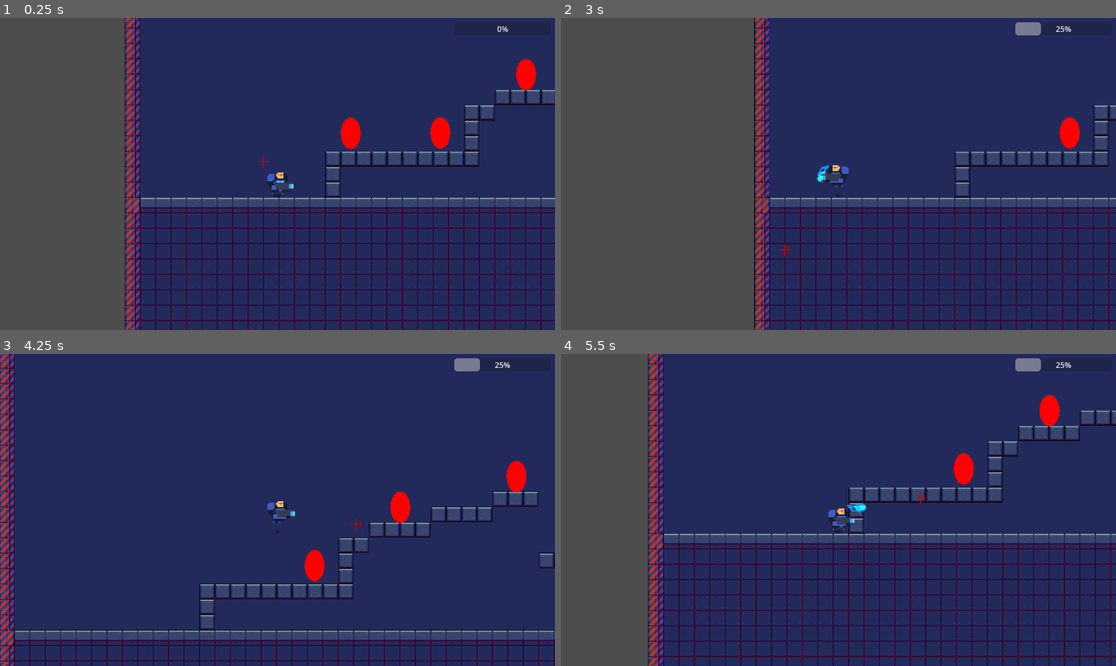
Above: before the commit, frames 1-4 (two rows, left to right).
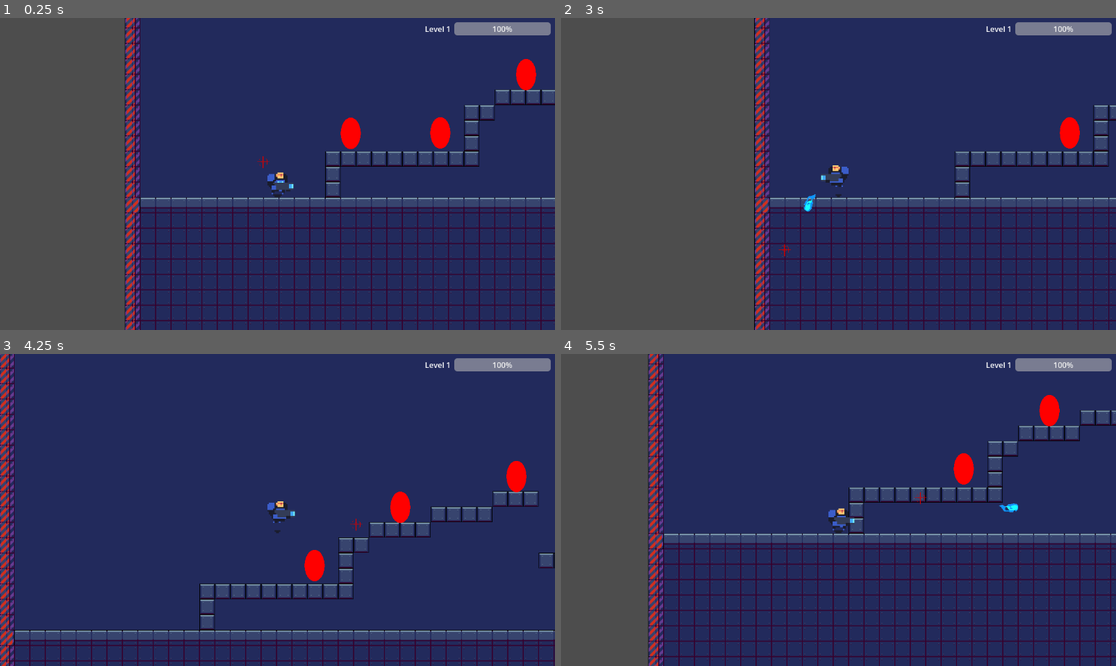
Above: after the commit, the same moments.

Repository: DeanSabbah/1501-Term
Game: Godot game, scene res://Scenes/main.tscn
Same seed, same stepped clock (60 frames per second), same inputs: the game is played once before the commit and once after it.
Inputs (mouse positions are in pixels of both pictures, inside the frame that each line leads up to):
- Up to frame 1 (0.25 s): no input
- Up to frame 2 (3 s): move the mouse to (960, 158) at 0.52 s; hold D (right) 0.53-2.03 s; tap W (up) at 0.6, 0.77, 1.07, 1.35, 1.52, 1.82, 2.1, 2.85 s; click (960, 158) at 0.67 s; move the mouse to (727, 189) at 1.27 s; move the mouse to (894, 105) at 2.02 s; hold A (left) 2.03-2.78 s; move the mouse to (810, 236) at 2.77 s; hold D (right) from 2.78 s (still down); click (810, 236) at 2.92 s
- Up to frame 3 (4.25 s): keep holding D (right); tap W (up) at 3.02, 3.32, 3.6, 3.77, 4.07 s; move the mouse to (444, 556) at 3.52 s
- Up to frame 4 (5.5 s): move the mouse to (672, 463) at 4.27 s; release D (right) at 4.28 s; hold A (left) 4.28-5.03 s; tap W (up) at 4.35, 4.52, 4.82, 5.1 s; move the mouse to (866, 510) at 5.02 s; hold D (right) from 5.03 s (still down); click (866, 510) at 5.17 s

The runs differ from the first frame. In frame 1, 0.8% of the frame differs, in the area x 76-100%, y 1-6%; in frame 2, 0.7%; in frame 3, 0.6%; in frame 4, 0.7%.

Commit message:
Added level label

Diff:
--- a/Characters/Player/player.gd
+++ b/Characters/Player/player.gd
@@ -10,14 +10,14 @@
 var level:int = 1
 var nextLevel:int = 50
 
-@onready var progress_bar = $Camera2D/HUD/ProgressBar
+@onready var hud = $Camera2D/HUD
 
-signal leveled_up(nextLevel:int, xp:int)
+signal leveled_up(level, nextLevel:int, xp:int)
 signal got_xp(xp:int)
 
 func _ready():
-	leveled_up.connect(progress_bar.level_up)
-	got_xp.connect(progress_bar.set_xp)
+	leveled_up.connect(hud.level_up)
+	got_xp.connect(hud.set_xp)
 	leveled_up.emit(level, nextLevel, xp)
 
 func _physics_process(delta):
@@ -97,4 +97,4 @@
 	print("YOU LEVELED UP TO: ", level)
 	print("NEXT LEVEL AT: ", nextLevel)
 	print("---------------------------")
-	leveled_up.emit(nextLevel, xp)
+	leveled_up.emit(level, nextLevel, xp)
--- /dev/null
+++ b/Scenes/HUD/HUD.gd
@@ -0,0 +1,19 @@
+extends CanvasLayer
+
+@onready var progress_bar = $ProgressBar
+@onready var level_label = $"Level Label"
+
+func _ready():
+	progress_bar.value = 0
+	progress_bar.min_value = 0
+	progress_bar.max_value = 100
+
+
+func set_xp(xp:int):
+	progress_bar.value = xp
+
+func level_up(level:int, nextLevel:int, xp:int):
+	progress_bar.min_value = progress_bar.max_value
+	progress_bar.max_value = nextLevel
+	progress_bar.value = xp
+	level_label.text = "Level %d" % level
--- a/Scenes/HUD/ProgressBar.gd
+++ /dev/null
@@ -1,15 +0,0 @@
-extends ProgressBar
-
-func _ready():
-	value = 0
-	min_value = 0
-	max_value = 100
-
-
-func set_xp(xp:int):
-	value = xp
-
-func level_up(nextLevel:int, xp:int):
-	min_value = max_value
-	max_value = nextLevel
-	value = xp
--- a/Scenes/HUD/hud.tscn
+++ b/Scenes/HUD/hud.tscn
@@ -1,8 +1,9 @@
 [gd_scene load_steps=2 format=3 uid="uid://bkymt1bsid8is"]
 
-[ext_resource type="Script" path="res://Scenes/HUD/ProgressBar.gd" id="1_l3jpc"]
+[ext_resource type="Script" path="res://Scenes/HUD/HUD.gd" id="1_qsyn8"]
 
 [node name="HUD" type="CanvasLayer"]
+script = ExtResource("1_qsyn8")
 
 [node name="ProgressBar" type="ProgressBar" parent="."]
 anchors_preset = 1
@@ -13,4 +14,13 @@
 offset_right = -9.0
 offset_bottom = 36.0
 grow_horizontal = 0
-script = ExtResource("1_l3jpc")
+
+[node name="Level Label" type="Label" parent="."]
+anchors_preset = 1
+anchor_left = 1.0
+anchor_right = 1.0
+offset_left = -256.0
+offset_top = 11.0
+offset_right = -216.0
+offset_bottom = 34.0
+grow_horizontal = 0
--- a/Scenes/Weapons/Projectile.tscn
+++ b/Scenes/Weapons/Projectile.tscn
@@ -9,7 +9,7 @@
 
 [node name="Projectile" type="Area2D"]
 script = ExtResource("1_78fbu")
-speed = 200
+speed = 1200
 
 [node name="Sprite2D" type="Sprite2D" parent="."]
 texture_filter = 1
